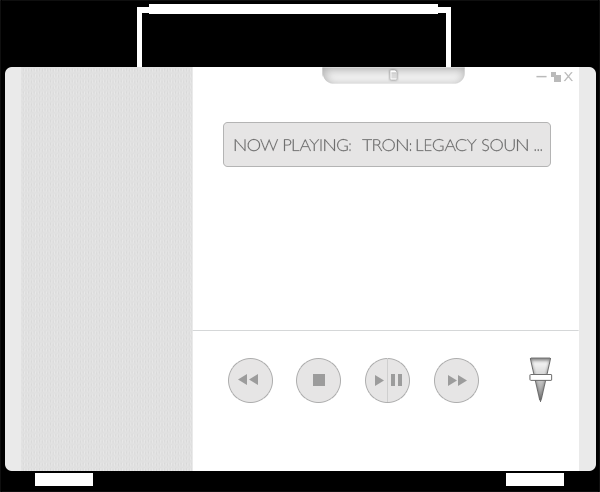
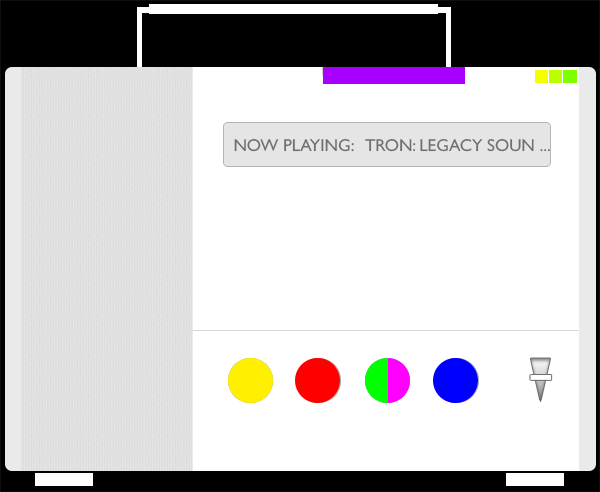
Two versions of the same layered image (600x492). Layer-by-layer changes:
showed group "buttonMask" (9 layers) over <box>228,67,577,403</box>
added layer "open/playlists" in group "buttonMask" over <box>323,67,465,84</box>
added layer "close" in group "buttonMask" over <box>563,70,577,83</box>
added layer "switchtolibrary" in group "buttonMask" over <box>549,70,562,83</box>
added layer "minimize" in group "buttonMask" over <box>535,70,548,83</box>
added layer "FFWD-BUTTON copy 4" in group "FFWD-BUTTON" over <box>435,359,478,402</box>
added layer "PLAY-PAUSE BUTTON hov" in group "PLAY-PAUSE BUTTON" over <box>366,359,409,402</box>
added layer "STOP-BUTTON hov" in group "STOP BUTTON" over <box>297,359,340,402</box>
added layer "REW-BUTTON hov" in group "REW-BUTTON" over <box>229,359,272,402</box>
painted on "NOW PLAYING: TRON: LEGACY SOUN ..." (2nd of 2, in "Body" › "NOW-PLAYING SCREEN") over <box>234,138,550,152</box>
